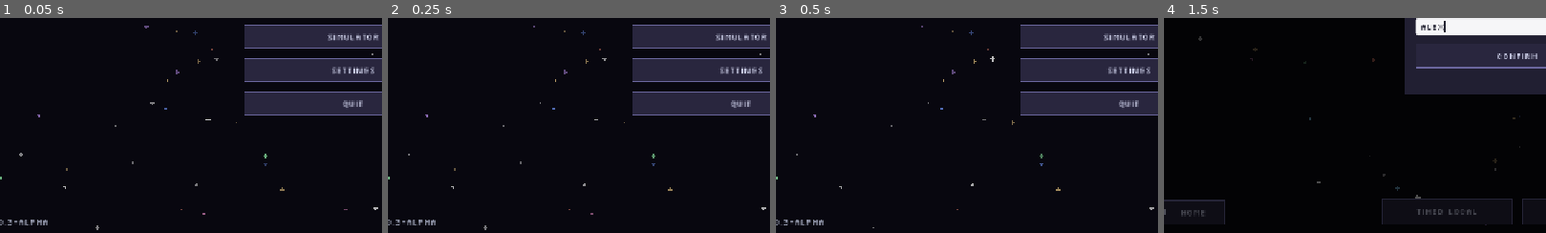
Above: before the commit, frames 1-4 (left to right).
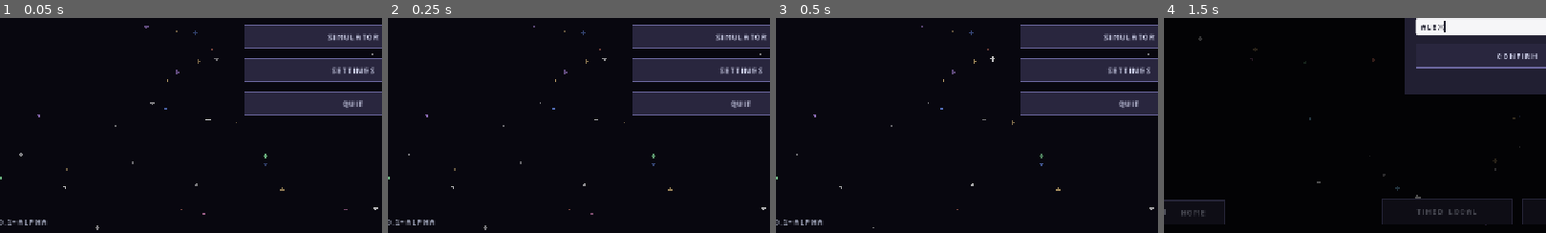
Above: after the commit, the same moments.

Repository: GMU-ASRC/astro-swarm
Game: Godot game, scene res://levels/HomeScene.tscn
The game is run twice, just before and just after one commit, with the same random seed, the same clock (stepped at 60 frames per second) and the same inputs.
Inputs (mouse positions are % of the whole screen's width and height, from its top left):
- Up to frame 1 (0.05 s): no input
- Up to frame 2 (0.25 s): no input
- Up to frame 3 (0.5 s): no input
- Up to frame 4 (1.5 s): click "Play" at 0.5 s; click (50, 51) at 1.27 s; type "Alex" at 1.35 s
The pictures show only the part of the screen within x 4-54%, y 49-99%; the shares and areas given below are measured in that part.

The runs differ from the first frame. In frame 1, 0.2% of the frame differs, in the area x 2-13%, y 93-97%; in frame 2, 0.2%; in frame 3, 0.2%; in frame 4, nothing differs.

Commit message:
HomeScene UpdateVersion Tag Pos Fixes

Diff:
--- a/levels/HomeScene.gd
+++ b/levels/HomeScene.gd
@@ -1,6 +1,6 @@
 extends Control
 
-const VERSION := "v0.0.3-alpha"
+const VERSION := "v0.0.1-alpha"
 const VERSION_URL := "https://astroswarm.autonomousrobotics.club/api/version"
 const API_KEY := "damage-option-ozone"
 
--- a/levels/HomeScene.tscn
+++ b/levels/HomeScene.tscn
@@ -88,16 +88,16 @@
 theme_override_colors/font_color = Color(0.62, 0.64, 0.72, 1)
 text = "v0.0.3-alpha"
 
-[node name="UpdateBadge" type="Label" parent="."]
+[node name="UpdateBadge" type="Label" parent="." unique_id=172404667]
 visible = false
 layout_mode = 1
 anchors_preset = 2
 anchor_top = 1.0
 anchor_bottom = 1.0
-offset_left = 120.0
-offset_top = -36.0
-offset_right = 460.0
-offset_bottom = -16.0
+offset_left = 160.0
+offset_top = -33.0
+offset_right = 500.0
+offset_bottom = -13.0
 grow_vertical = 0
 theme_override_colors/font_color = Color(0.32, 0.78, 0.45, 1)
 text = "Update available"
